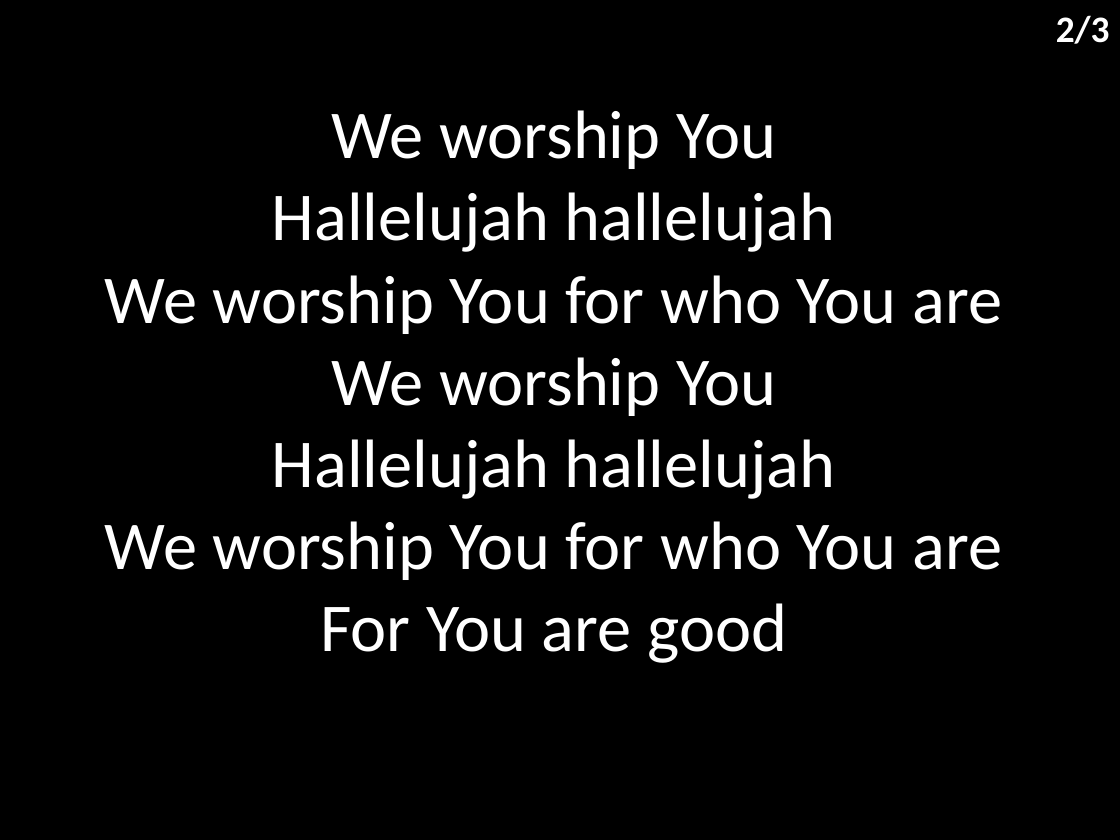
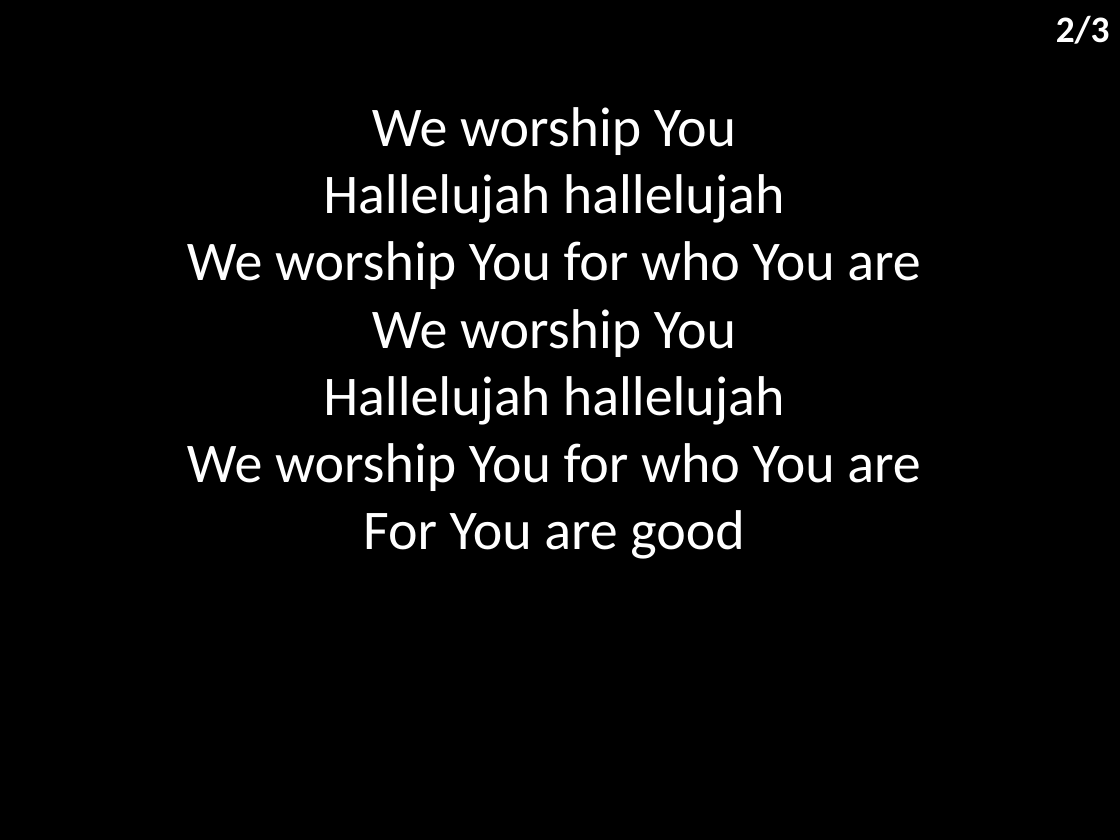
Before and after one commit to hoo-are-ya/worship, a slide deck: slide 3 of docs/songs/you are good.pptx. Drawn at 1120x840 pixels with LibreOffice and Linux fonts; fonts in the diff are those of the drawing. Boxes give left, top, right and bottom in pixels: in the first picture for what was removed or moved away, otherwise in the second. Text is boxed around its words. In the diff, an @@ line names an element or a change of style, - is before the commit and + after.

```diff
--- a/docs/songs/you are good.pptx
+++ b/docs/songs/you are good.pptx
@@ subtitle "We worship You Hallelujah hallelujah ..." at (x1=187, y1=107, x2=920, y2=559): size 44 to 36 pt; less space between paragraphs @@
```
Also in this commit, not shown: 2 other slides changed, 9 other files.
